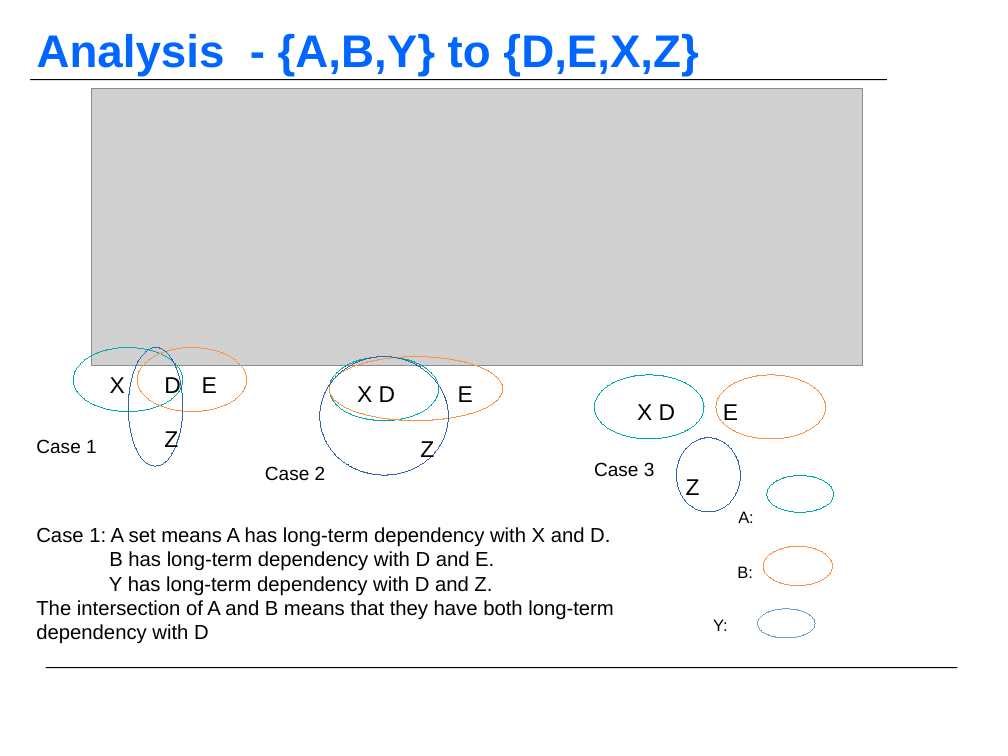
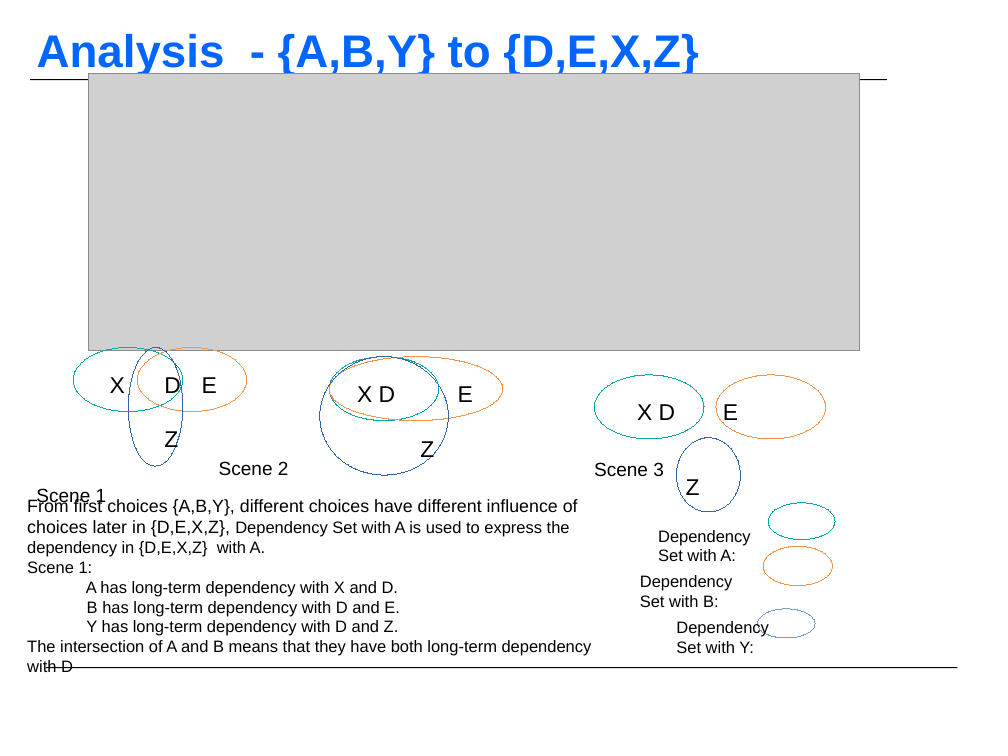
Before and after one commit to KFDing/masterthesis, a slide deck: slide 4 of official_report/MasterThesis_Report_03_Dfg_05.odp. Drawn at 1008x756 pixels with LibreOffice and Linux fonts; fonts in the diff are those of the drawing; grey boxes stand for pictures; background and template pictures are left out. Boxes give left, top, right and bottom in pixels: in the first picture for what was removed or moved away, otherwise in the second. Text is boxed around its words. In the diff, an @@ line names an element or a change of style, - is before the commit and + after.

```diff
--- a/official_report/MasterThesis_Report_03_Dfg_05.odp
+++ b/official_report/MasterThesis_Report_03_Dfg_05.odp
@@ picture: place and size @@
-picture at box(91, 89, 863, 366)
+picture at box(88, 73, 860, 350)
@@ text at box(219, 461, 289, 476): text changed @@
-Case 2
+Scene 2
@@ text at box(594, 462, 664, 477): text changed @@
-Case 3
+Scene 3
@@ text "From first choices {A,B,Y}, different ...": place and size @@
-text "From first choices {A,B,Y}, different ..." at box(36, 527, 614, 644)
+text "From first choices {A,B,Y}, different ..." at box(27, 498, 592, 672)
@@ text at box(27, 498, 578, 596): text changed; size 16 to 13 pt @@
-Case 1: A set means A has long-term dependency with X and D.
+From first choices {A,B,Y}, different choices have different influence of choices later in {D,E,X,Z}, Dependency Set with A is used to express the dependency in {D,E,X,Z} with A.
+Scene 1:
+A has long-term dependency with X and D.
@@ text at box(36, 488, 107, 506): text changed @@
-Case 1
+Scene 1
@@ ellipse: place and size @@
-ellipse at box(767, 476, 834, 512)
+ellipse at box(768, 503, 835, 540)
@@ text at box(658, 530, 751, 561): text changed @@
-A:
+Dependency Set with A:
@@ text removed at box(737, 566, 753, 578) @@
-B:
@@ text added at box(640, 575, 733, 607), 13 pt, text #000000 @@
+Dependency Set with B:
@@ text at box(27, 601, 592, 672): size 16 to 13 pt in "B has long-term dependency with D and ...", "Y has long-term dependency with D and ...", "The intersection of A and B means ..." @@
@@ text added at box(676, 620, 769, 653), 13 pt, text #000000 @@
+Dependency Set with Y:
@@ text removed at box(713, 619, 728, 631) @@
-Y:
```
Also in this commit, not shown: 28 other files.
